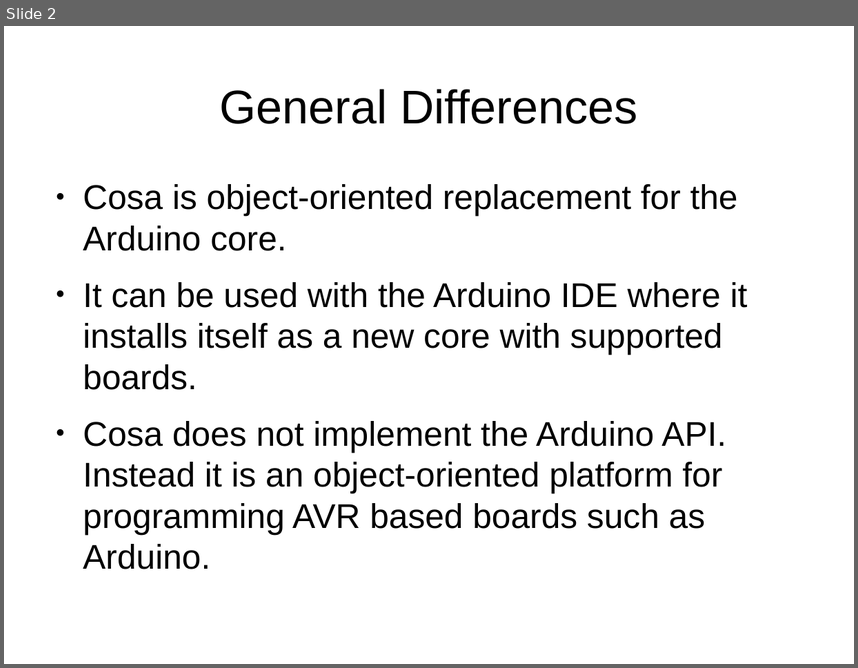
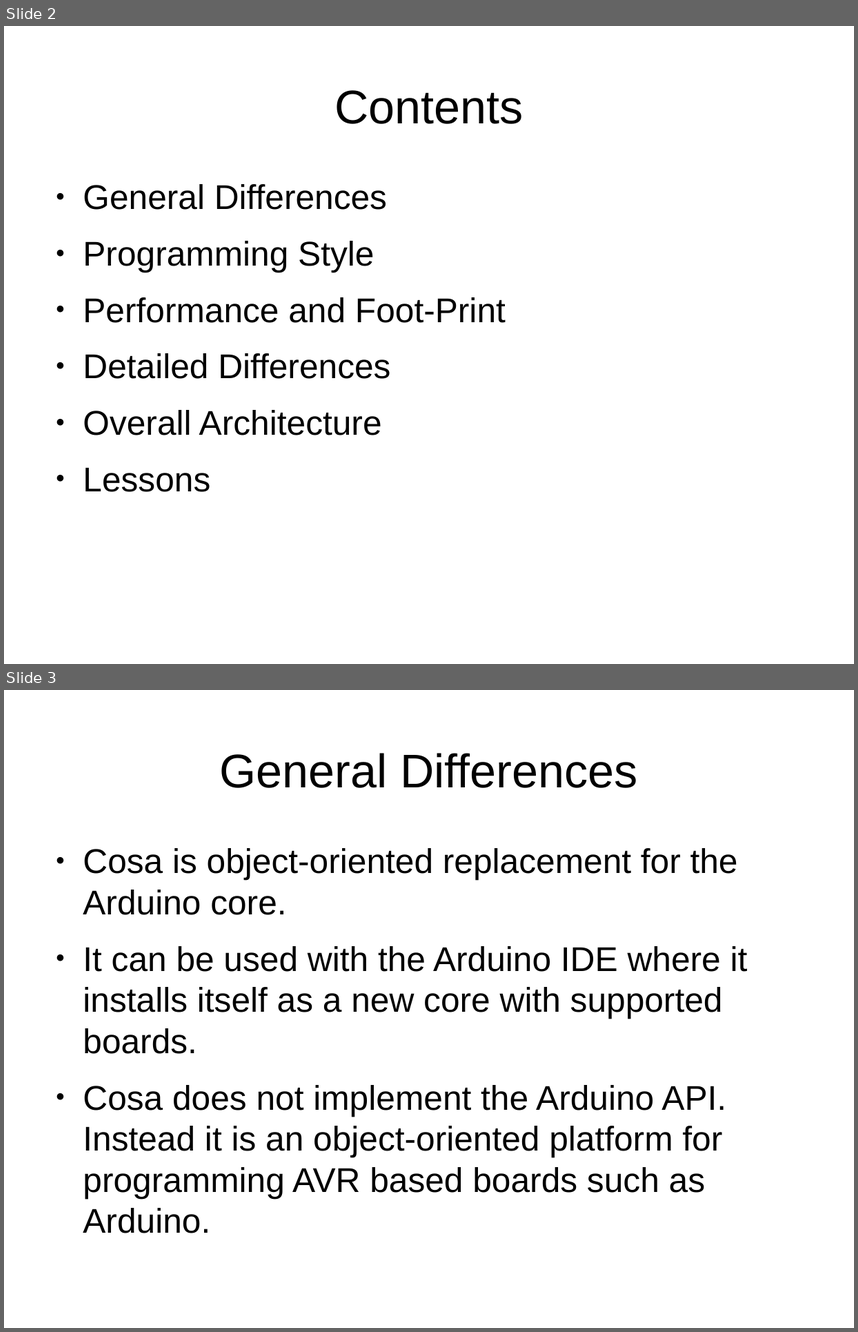
Before and after one commit to mikaelpatel/Cosa-Dolce, a slide deck: Lessons/00.Arduino-examples/Arduino-examples.odp. Shown one above the other, each under a label of ours: slide 2 before the commit, slides 2 and 3 after it. The pictures are 858x668 and 858x1332 pixels, drawn with LibreOffice and Linux fonts; fonts in the diff are those of the drawing. Boxes give left, top, right and bottom in pixels: in the first picture for what was removed or moved away, otherwise in the second. Text is boxed around its words. In the diff, an @@ line names an element or a change of style, - is before the commit and + after.

```diff
--- a/Lessons/00.Arduino-examples/Arduino-examples.odp
+++ b/Lessons/00.Arduino-examples/Arduino-examples.odp
@@ slide 2 added at bbox=[4, 26, 854, 664], background #FFFFFF @@
@@ title added at bbox=[335, 90, 523, 124], 44 pt, text #000000 @@
+Contents
@@ text added at bbox=[83, 184, 506, 492], 32 pt, text #000000 @@
+● General Differences
+● Programming Style
+● Performance and Foot-Print
+● Detailed Differences
+● Overall Architecture
+● Lessons
@@ what was slide 2 is now slide 3 @@
```
Also in this commit, not shown: 1 slide changed, 3 other files.
